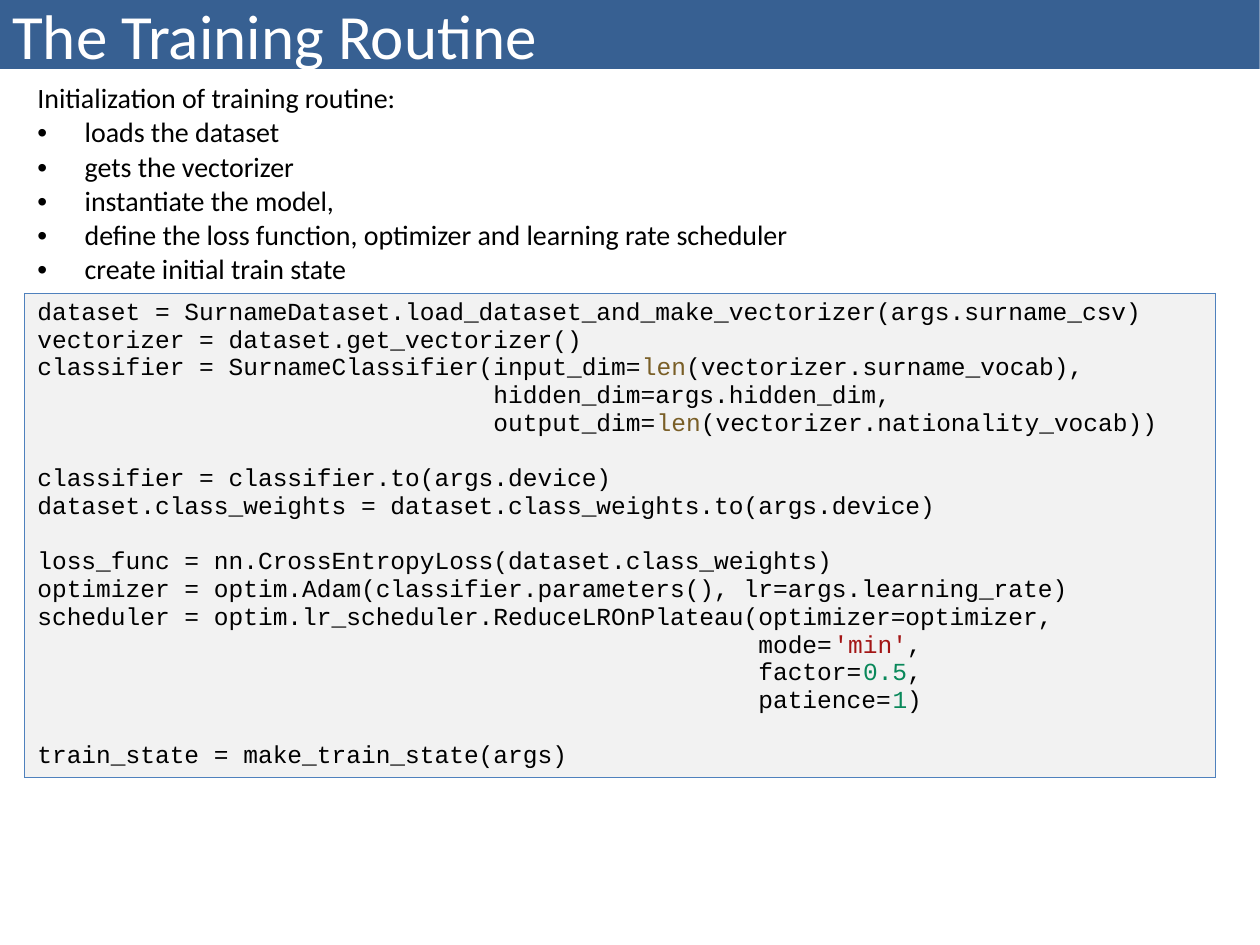
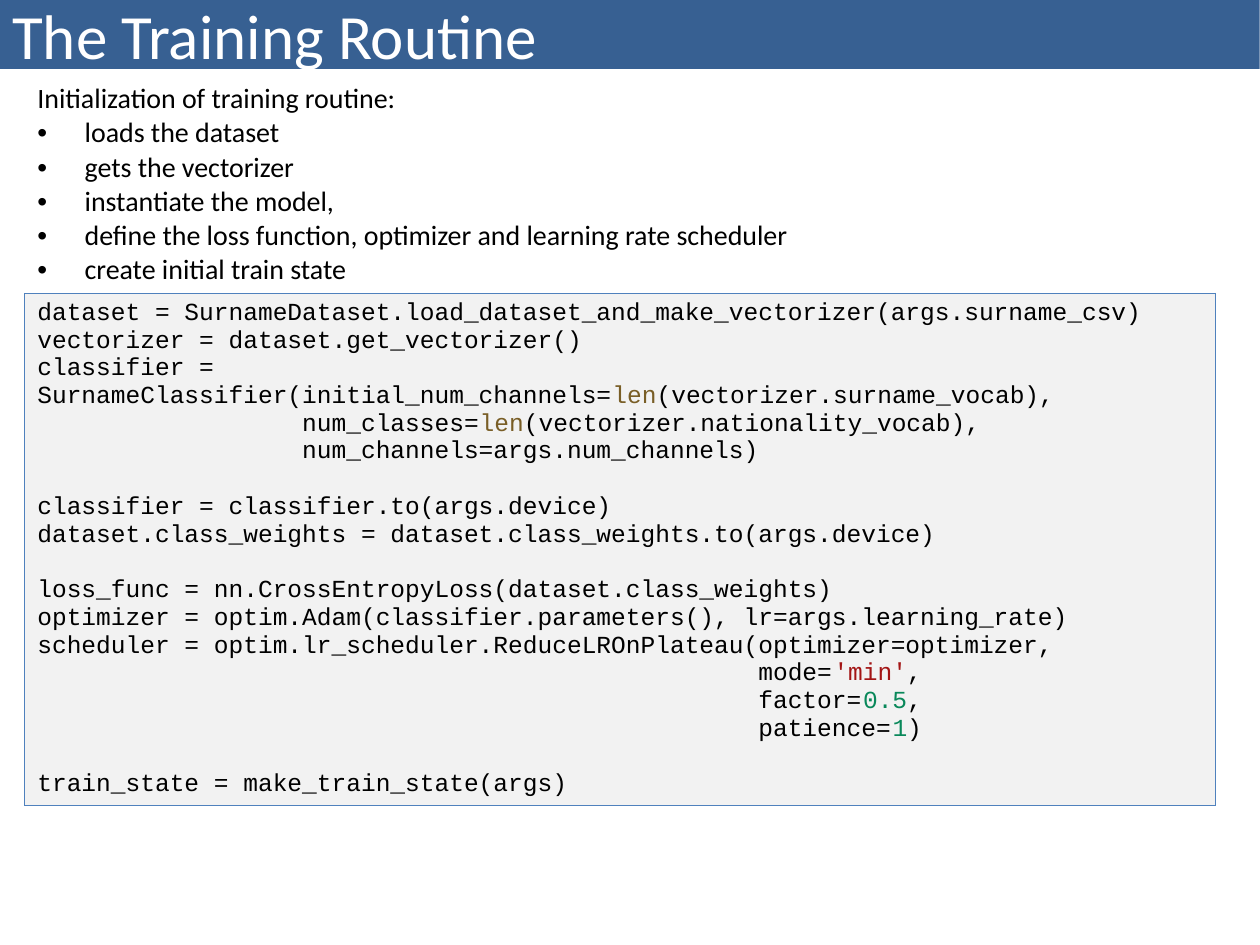
Before and after one commit to bzitko/nlp_repo, a slide deck: slide 12 of slides/nlp p03 feed forward networks/nlp p03.5 surname classification cnn.pptx (slide 17 before the commit). Drawn at 1260x945 pixels with LibreOffice and Linux fonts; fonts in the diff are those of the drawing. Boxes give left, top, right and bottom in pixels: in the first picture for what was removed or moved away, otherwise in the second. Text is boxed around its words. In the diff, an @@ line names an element or a change of style, - is before the commit and + after.

```diff
--- a/slides/nlp p03 feed forward networks/nlp p03.5 surname classification cnn.pptx
+++ b/slides/nlp p03 feed forward networks/nlp p03.5 surname classification cnn.pptx
@@ table at (25,76,1216,832) @@
-row 2, column 1: dataset = SurnameDataset.load_dataset_and_make_vectorizer(args.surname_csv) / vectorizer = dataset.get_vectorizer() / classifier = SurnameClassifier(input_dim=len(vectorizer.surname_vocab), / hidden_dim=args.hidden_dim, / output_dim=len(vectorizer.nationality_vocab)) / classifier = classifier.to(args.device) / dataset.class_weights = dataset.class_weights.to(args.device) / loss_func = nn.CrossEntropyLoss(dataset.class_weights) / optimizer = optim.Adam(classifier.parameters(), lr=args.learning_rate) / scheduler = optim.lr_scheduler.ReduceLROnPlateau(optimizer=optimizer, / mode='min', / factor=0.5, / patience=1) / train_state = make_train_state(args)
+row 2, column 1: dataset = SurnameDataset.load_dataset_and_make_vectorizer(args.surname_csv) / vectorizer = dataset.get_vectorizer() / classifier = SurnameClassifier(initial_num_channels=len(vectorizer.surname_vocab), / num_classes=len(vectorizer.nationality_vocab), / num_channels=args.num_channels) / classifier = classifier.to(args.device) / dataset.class_weights = dataset.class_weights.to(args.device) / loss_func = nn.CrossEntropyLoss(dataset.class_weights) / optimizer = optim.Adam(classifier.parameters(), lr=args.learning_rate) / scheduler = optim.lr_scheduler.ReduceLROnPlateau(optimizer=optimizer, / mode='min', / factor=0.5, / patience=1) / train_state = make_train_state(args)
```
Also in this commit, not shown: 7 other slides changed, 8 slides removed, 7 other files.
